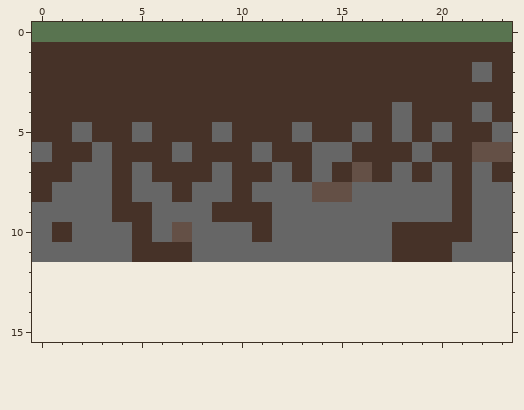
Edited in one commit: pixel-art sprite (assets/maps/map1.png). Above, as it was before the edit.
The file is 24x12 pixels. The old version is drawn lined up with the new one, on the new canvas.
And afterwards:
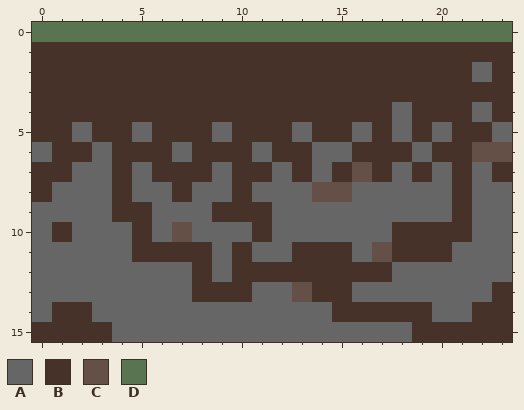
Palette (. is transparent): A #666666  B #463228  C #645046  D #597450
The edit:
canvas 24x12 -> 24x16
y 11: x 8 A -> B; x 10 A -> B; x 13..15 AAA -> BBB; x 17 A -> C
y 12: x 0..23 ........................ -> AAAAAAAABABBBBBBBBAAAAAA
y 13: x 0..23 ........................ -> AAAAAAAABBBAACBBAAAAAAAB
y 14: x 0..23 ........................ -> ABBAAAAAAAAAAAABBBBBAABB
y 15: x 0..23 ........................ -> BBBBAAAAAAAAAAAAAAABBBBB
